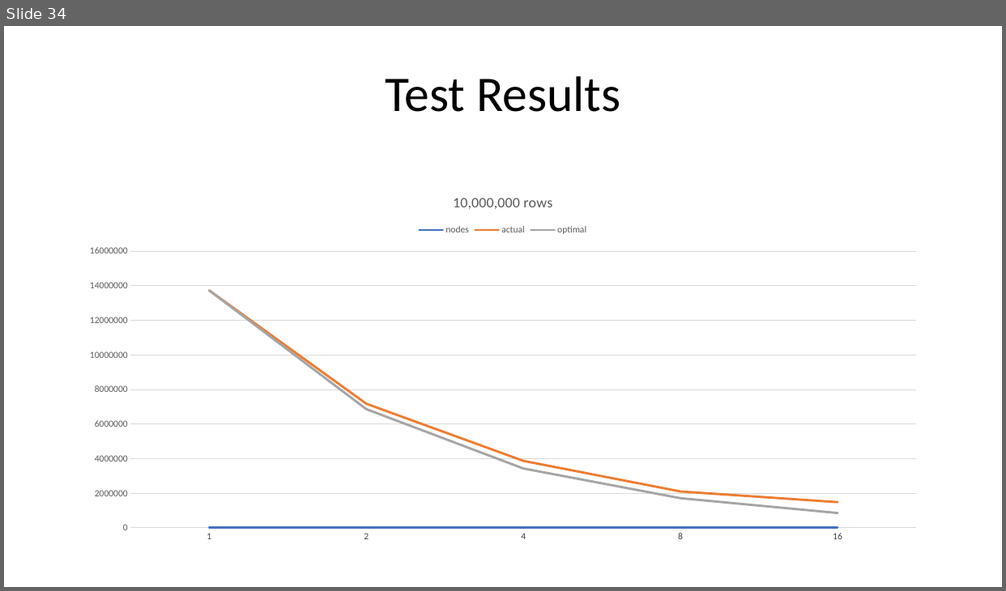
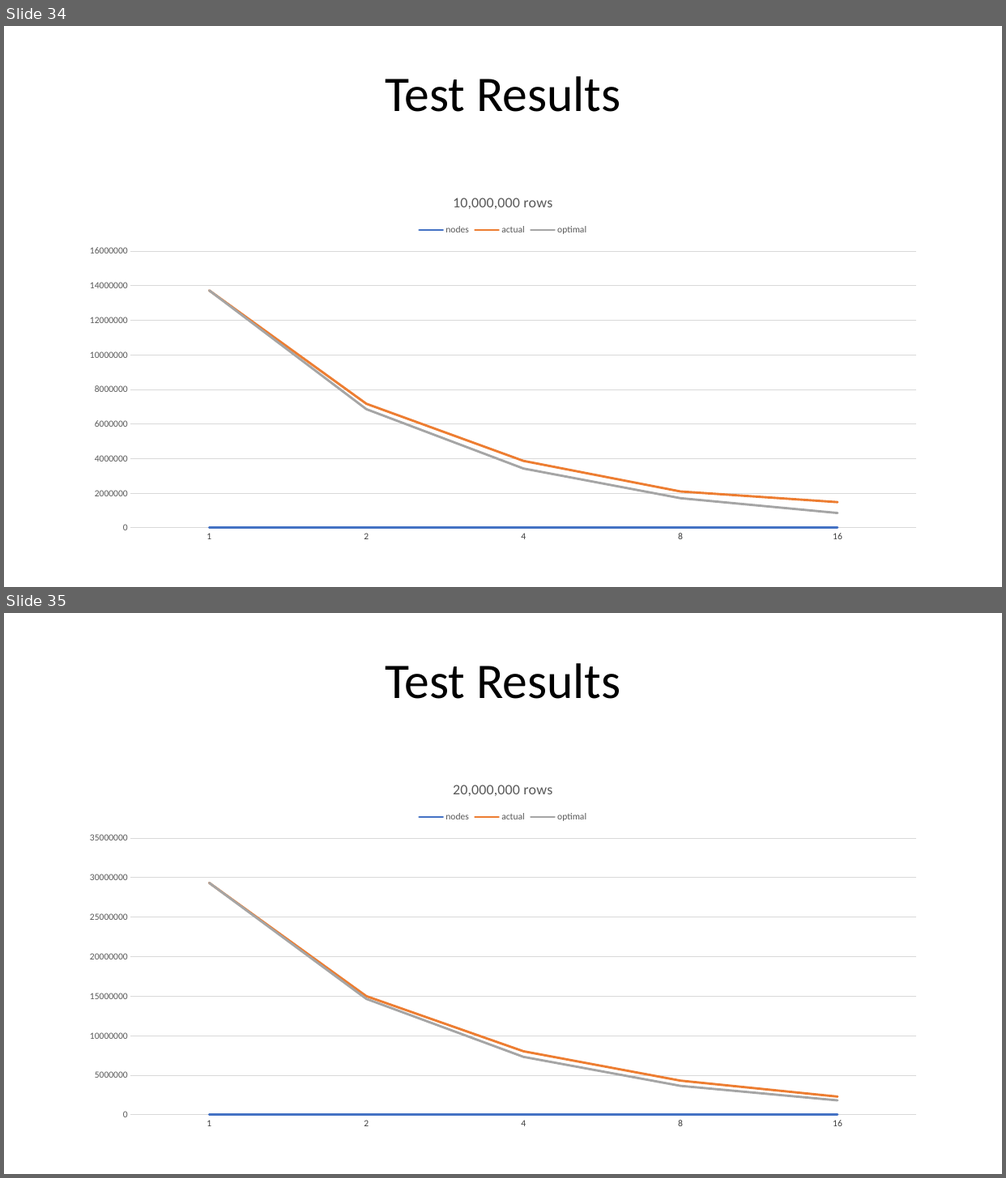
Before and after one commit to micophilip/comp5704, a slide deck: assets/project/Presentation.pptx. Shown one above the other, each under a label of ours: slide 34 before the commit, slides 34 and 35 after it. The pictures are 1006x591 and 1006x1178 pixels, drawn with LibreOffice and Linux fonts; fonts in the diff are those of the drawing. Boxes give left, top, right and bottom in pixels: in the first picture for what was removed or moved away, otherwise in the second. Text is boxed around its words. In the diff, an @@ line names an element or a change of style, - is before the commit and + after.

```diff
--- a/assets/project/Presentation.pptx
+++ b/assets/project/Presentation.pptx
@@ slide 35 added at bbox=[4, 613, 1002, 1174], background #FFFFFF @@
@@ title added at bbox=[385, 663, 620, 699], 48 pt, text #000000 @@
+Test Results
@@ line chart added at bbox=[73, 766, 934, 1130] @@
+title "20,000,000 rows "
+categories: 1, 2, 3, 4, 5
+nodes: 1, 2, 4, 8, 16
+actual: 29300000, 15000000, 8000000, 4300000, 2300000
+optimal: 29300000, 14700000, 7300000, 3700000, 1800000
```
Also in this commit, not shown: 3 other files.
